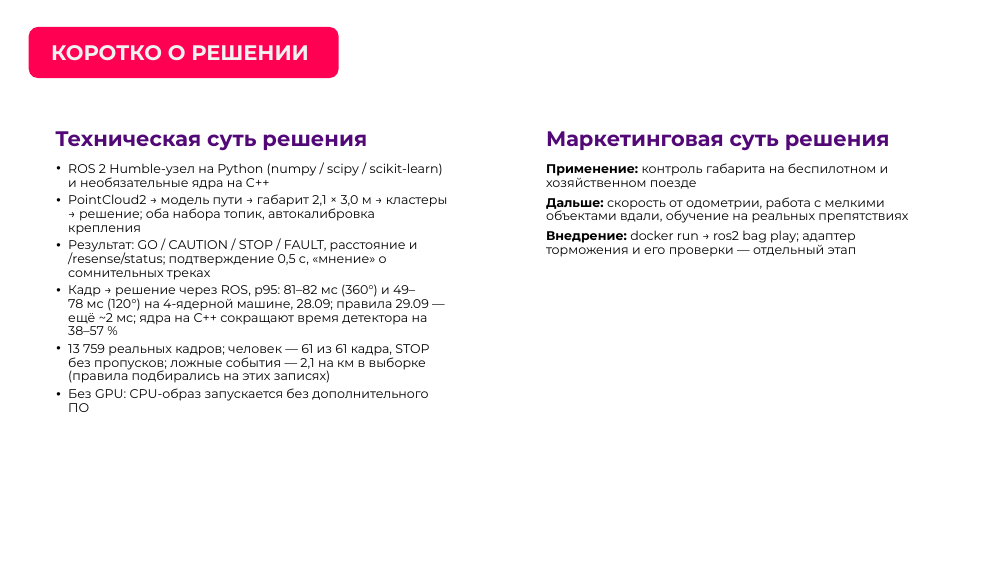
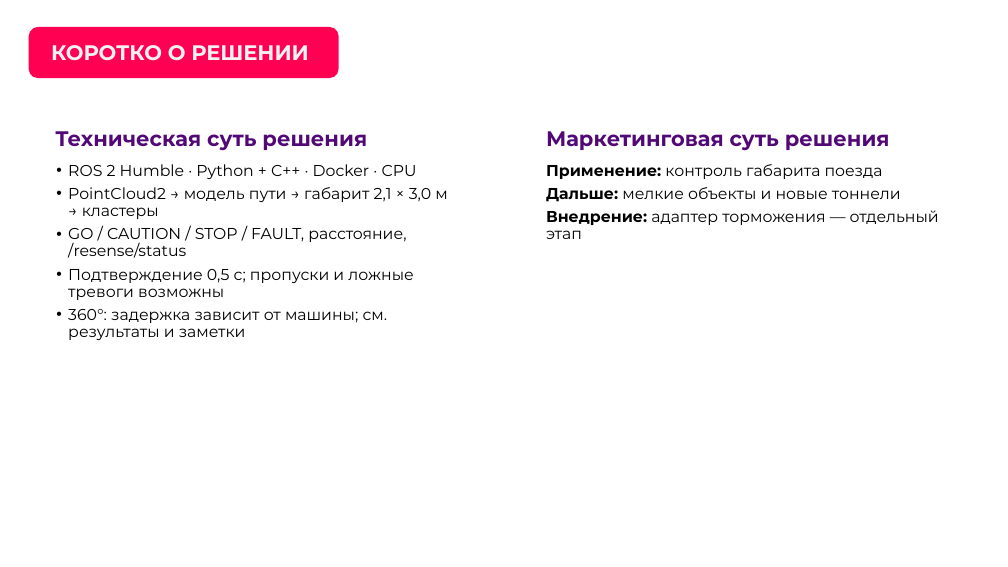
Before and after one commit to pmixay/ReSense, a slide deck: slide 5 of docs/presentation/ReSense_LCT2026.pptx. Drawn at 1008x567 pixels with LibreOffice and Linux fonts; fonts in the diff are those of the drawing; background and template pictures are left out. Boxes give left, top, right and bottom in pixels: in the first picture for what was removed or moved away, otherwise in the second. Text is boxed around its words. In the diff, an @@ line names an element or a change of style, - is before the commit and + after.

```diff
--- a/docs/presentation/ReSense_LCT2026.pptx
+++ b/docs/presentation/ReSense_LCT2026.pptx
@@ text at box(68, 164, 447, 340): text changed; size 12 to 15 pt @@
-• ROS 2 Humble-узел на Python (numpy / scipy / scikit-learn) и необязательные ядра на C++
-• PointCloud2 → модель пути → габарит 2,1 × 3,0 м → кластеры → решение; оба набора топик, автокалибровка крепления
-• Результат: GO / CAUTION / STOP / FAULT, расстояние и /resense/status; подтверждение 0,5 с, «мнение» о сомнительных треках
-• Кадр → решение через ROS, p95: 81–82 мс (360°) и 49–78 мс (120°) на 4-ядерной машине, 28.09; правила 29.09 — ещё ~2 мс; ядра на C++ сокращают время детектора на 38–57 %
-• 13 759 реальных кадров; человек — 61 из 61 кадра, STOP без пропусков; ложные события — 2,1 на км в выборке (правила подбирались на этих записях)
-• Без GPU: CPU-образ запускается без дополнительного ПО
+• ROS 2 Humble · Python + C++ · Docker · CPU
+• PointCloud2 → модель пути → габарит 2,1 × 3,0 м → кластеры
+• GO / CAUTION / STOP / FAULT, расстояние, /resense/status
+• Подтверждение 0,5 с; пропуски и ложные тревоги возможны
+• 360°: задержка зависит от машины; см. результаты и заметки
@@ text at box(546, 164, 939, 239): text changed; size 12 to 15 pt @@
-Применение: контроль габарита на беспилотном и хозяйственном поезде
-Дальше: скорость от одометрии, работа с мелкими объектами вдали, обучение на реальных препятствиях
-Внедрение: docker run → ros2 bag play; адаптер торможения и его проверки — отдельный этап
+Применение: контроль габарита поезда
+Дальше: мелкие объекты и новые тоннели
+Внедрение: адаптер торможения — отдельный этап
```
Also in this commit, not shown: 13 other slides changed, 22 other files.
